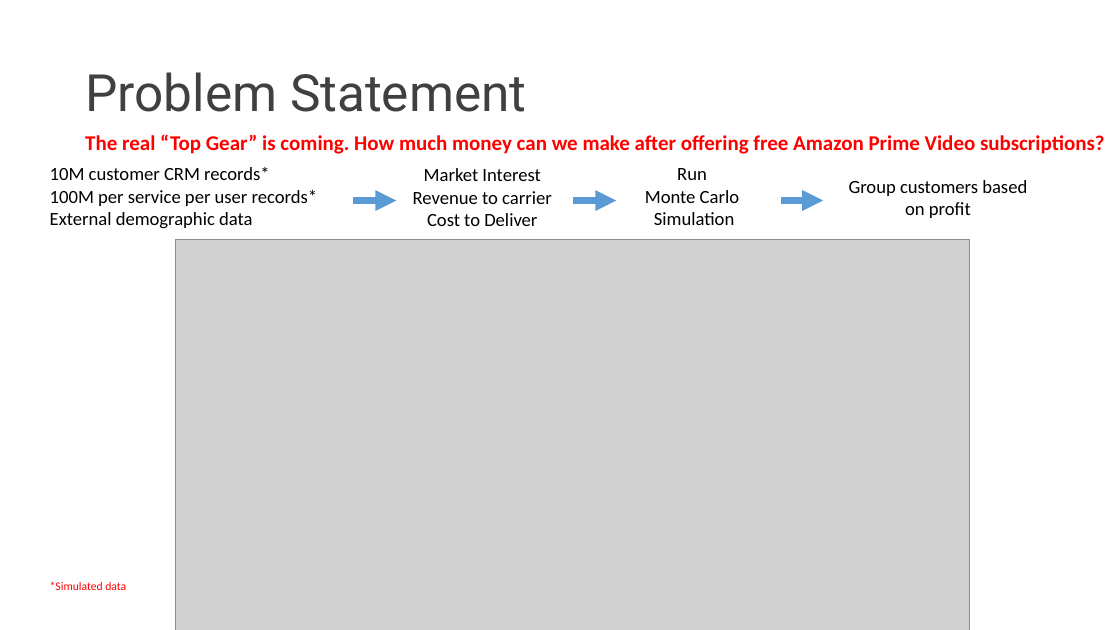
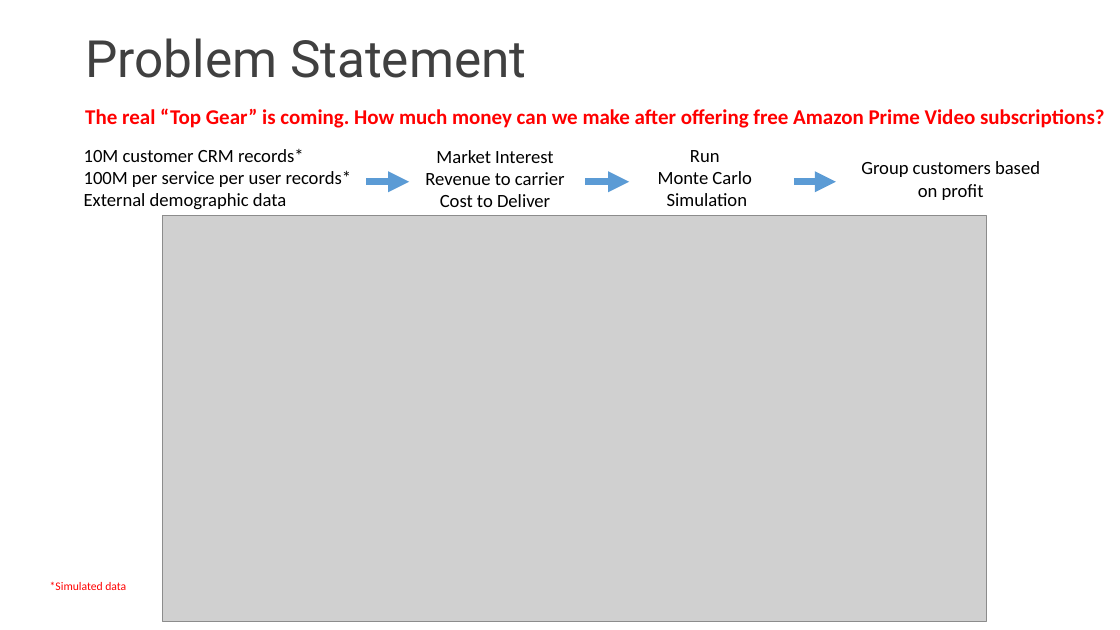
Before and after one commit to cdemircioglu/ORTest, a slide deck: slide 2 of OPRC London UCV Demo.pptx. Drawn at 1120x630 pixels with LibreOffice and Linux fonts; fonts in the diff are those of the drawing; grey boxes stand for pictures; background and template pictures are left out. Boxes give left, top, right and bottom in pixels: in the first picture for what was removed or moved away, otherwise in the second. Text is boxed around its words. In the diff, an @@ line names an element or a change of style, - is before the commit and + after.

```diff
--- a/OPRC London UCV Demo.pptx
+++ b/OPRC London UCV Demo.pptx
@@ title "Problem Statement": place and size @@
-title "Problem Statement" at (85,72,526,112)
+title "Problem Statement" at (85,38,526,78)
@@ text "The real “Top Gear” is ...": place and size @@
-text "The real “Top Gear” is ..." at (85,134,1105,154)
+text "The real “Top Gear” is ..." at (85,108,1105,128)
@@ text "10M customer CRM records*": place and size @@
-text "10M customer CRM records*" at (50,167,318,229)
+text "10M customer CRM records*" at (84,149,352,210)
@@ arrow moved from (354, 201) - (397, 201) to (366, 181) - (409, 181) @@
@@ 3 texts, 2 arrows: place and size @@
-3 texts, 2 arrows at (413,168,1027,226)
+3 texts, 2 arrows at (425,150,1040,207)
@@ picture: place and size @@
-picture at (176,239,970,630)
+picture at (162,216,986,622)
```
Also in this commit, not shown: 2 other slides changed, 1 other file.
